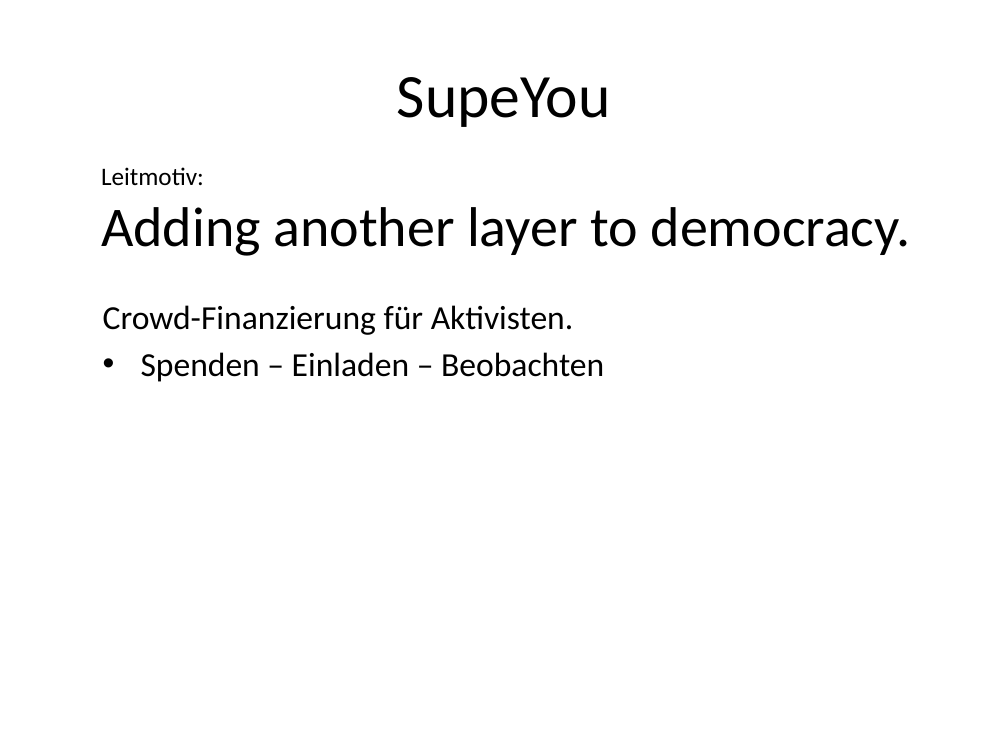
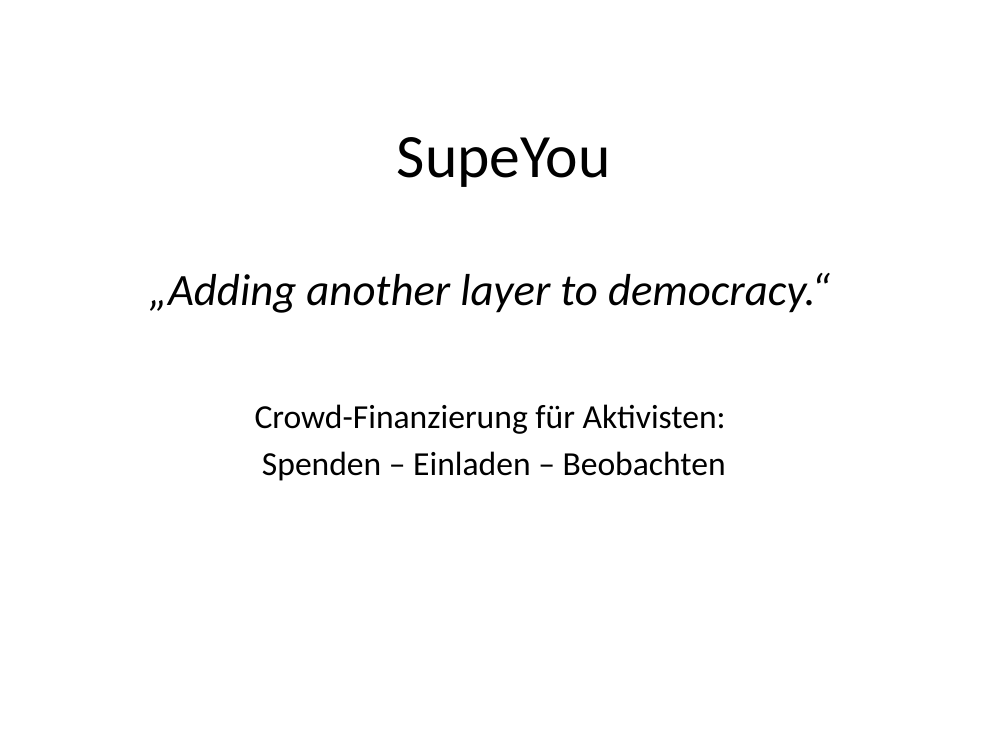
Before and after one commit to MoritzTheile/com.supeyou, a slide deck: slide 1 of com.supeyou.project/doc/SupeYou.pptx (slide 2 before the commit). Drawn at 1008x756 pixels with LibreOffice and Linux fonts; fonts in the diff are those of the drawing. Boxes give left, top, right and bottom in pixels: in the first picture for what was removed or moved away, otherwise in the second. Text is boxed around its words. In the diff, an @@ line names an element or a change of style, - is before the commit and + after.

```diff
--- a/com.supeyou.project/doc/SupeYou.pptx
+++ b/com.supeyou.project/doc/SupeYou.pptx
@@ title "SupeYou": place and size @@
-title "SupeYou" at (397,77,611,127)
+title "SupeYou" at (397,137,611,187)
@@ text at (149,273,830,313): text changed; size 40 to 32 pt; italic on @@
-Leitmotiv:
-Adding another layer to democracy.
+„Adding another layer to democracy.“
@@ text "Crowd-Finanzierung für Aktivisten:": place and size @@
-text "Crowd-Finanzierung für Aktivisten:" at (103,305,604,382)
+text "Crowd-Finanzierung für Aktivisten:" at (255,404,726,481)
@@ text at (255,404,726,434): text changed @@
-Crowd-Finanzierung für Aktivisten.
+Crowd-Finanzierung für Aktivisten:
@@ text at (262,451,726,481): alignment left to centre; bullet • to none @@
```
Also in this commit, not shown: 10 slides added.
